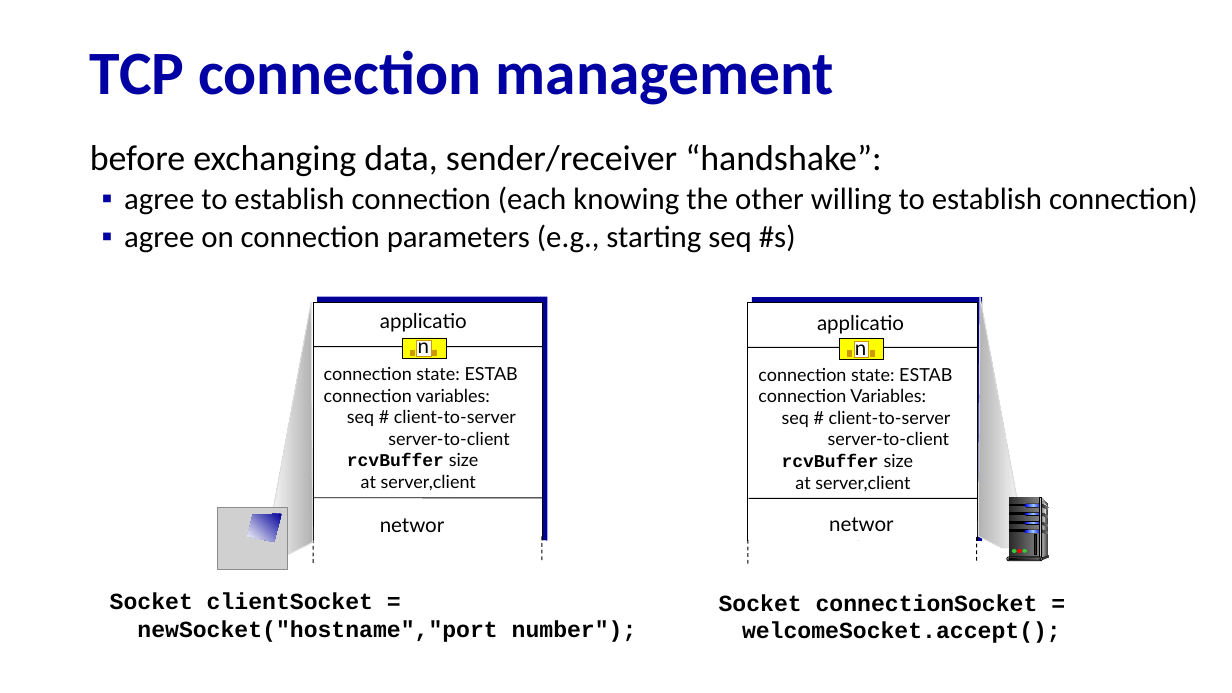
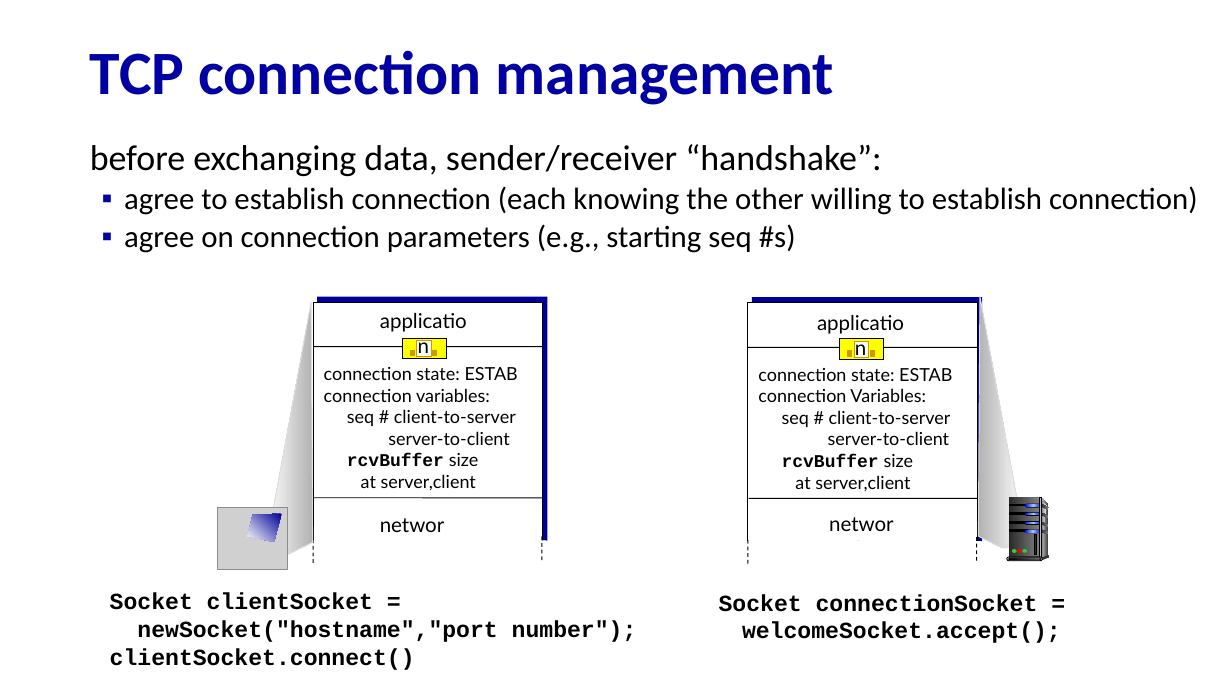
Before and after one commit to minmit/webpage, a slide deck: slide 51 of courses/CS456-F25/lectures/lec07.pptx. Drawn at 1232x693 pixels with LibreOffice and Linux fonts; fonts in the diff are those of the drawing; grey boxes stand for pictures. Boxes give left, top, right and bottom in pixels: in the first picture for what was removed or moved away, otherwise in the second. Text is boxed around its words. In the diff, an @@ line names an element or a change of style, - is before the commit and + after.

```diff
--- a/courses/CS456-F25/lectures/lec07.pptx
+++ b/courses/CS456-F25/lectures/lec07.pptx
@@ text at box(110, 648, 415, 670): paragraph added @@
+clientSocket.connect()
```
Also in this commit, not shown: 1 other slide changed, 4 slides removed, 2 other files.
